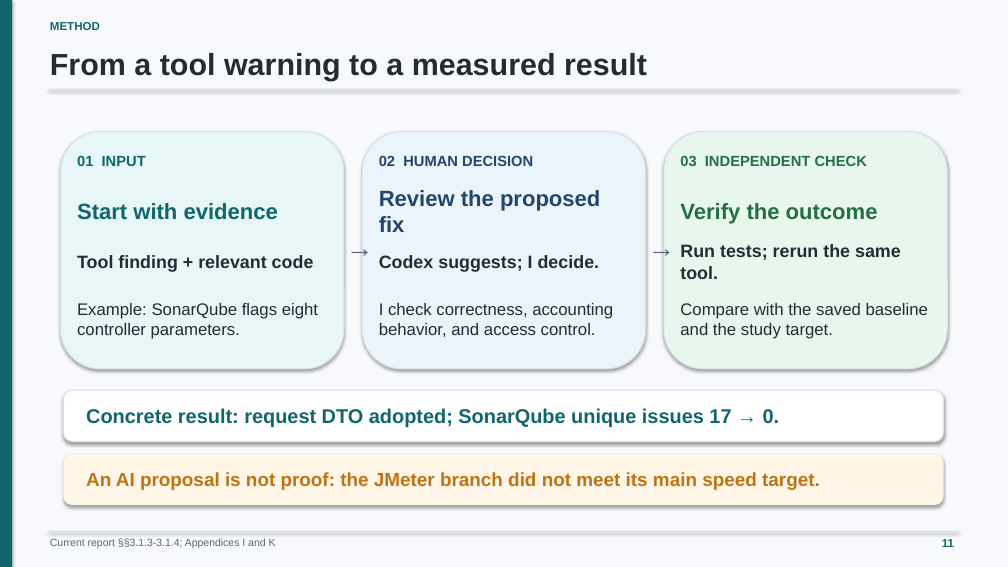
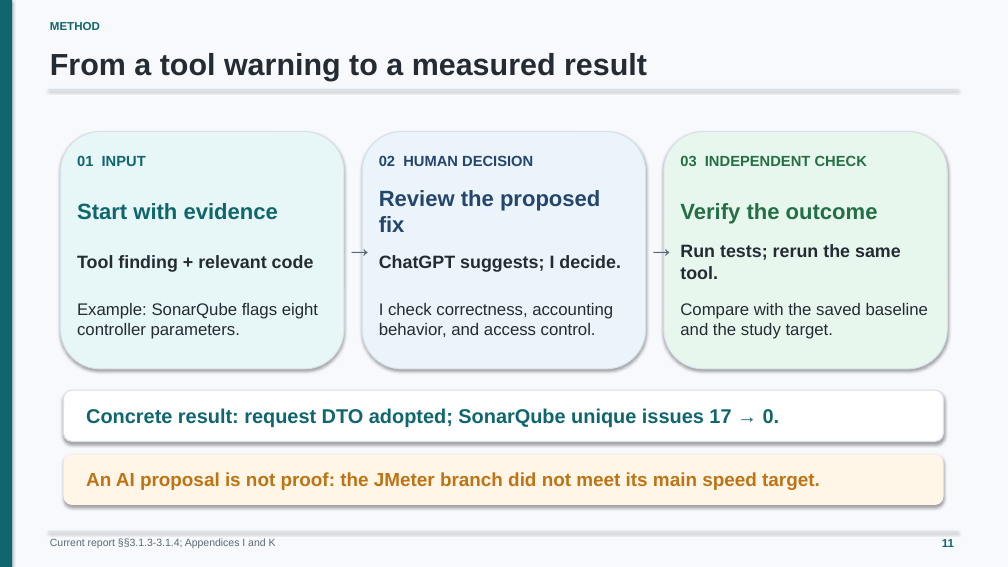
Before and after one commit to minatozaki98/financial-accounting, a slide deck: slide 11 of Document/outputs/final-defense/G6519692_Zaw_Ye_Htut_Ko_Final_Thesis_Defense.pptx. Drawn at 1008x567 pixels with LibreOffice and Linux fonts; fonts in the diff are those of the drawing. Boxes give left, top, right and bottom in pixels: in the first picture for what was removed or moved away, otherwise in the second. Text is boxed around its words. In the diff, an @@ line names an element or a change of style, - is before the commit and + after.

```diff
--- a/Document/outputs/final-defense/G6519692_Zaw_Ye_Htut_Ko_Final_Thesis_Defense.pptx
+++ b/Document/outputs/final-defense/G6519692_Zaw_Ye_Htut_Ko_Final_Thesis_Defense.pptx
@@ text at [379,255,621,273]: text changed @@
-Codex suggests; I decide.
+ChatGPT suggests; I decide.
```
Also in this commit, not shown: 5 other slides changed, 1 slide added, 1 slide removed, 2 other files.
